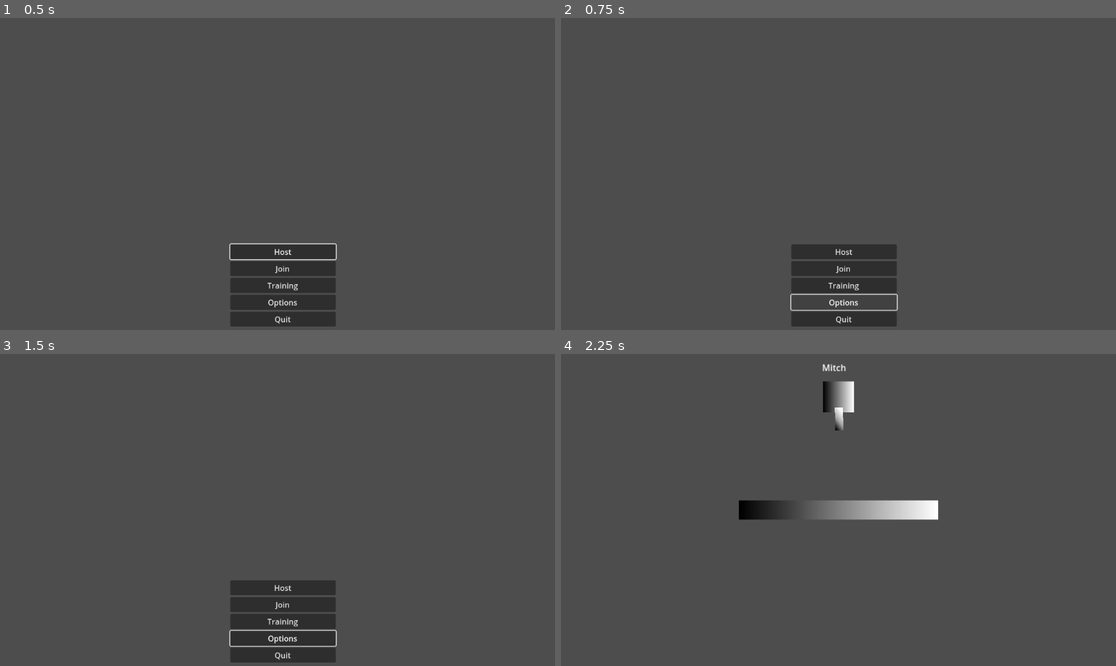
Above: before the commit, frames 1-4 (two rows, left to right).
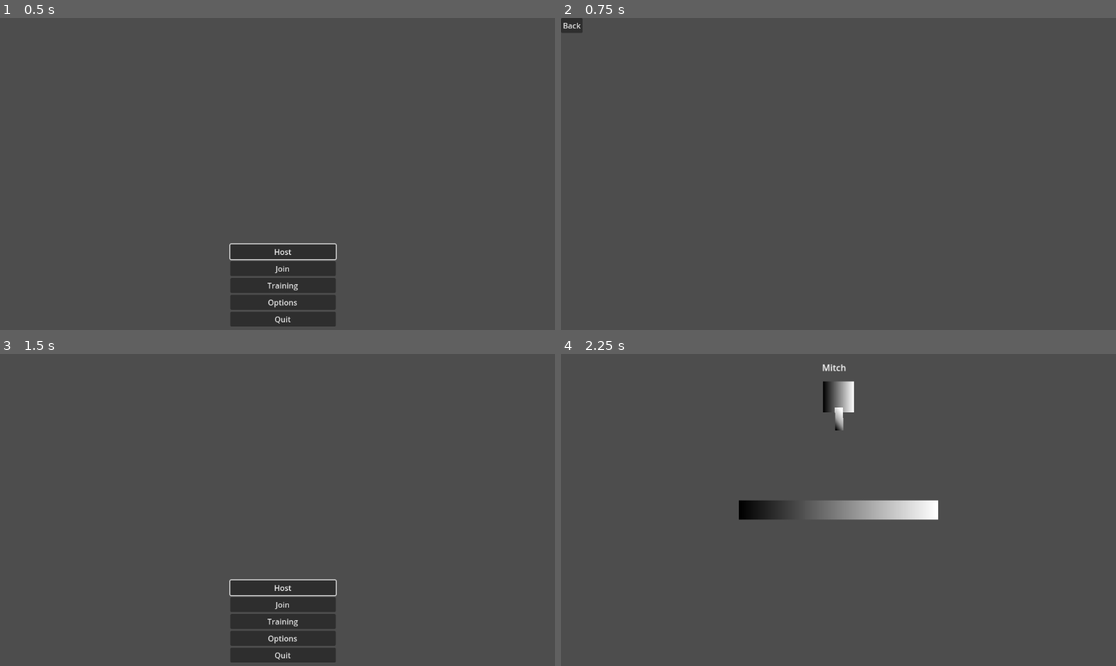
Above: after the commit, the same moments.

Repository: csolow/Mitchs-Missile
Game: Godot game, scene res://Scenes/menu.tscn
The game is run twice, just before and just after one commit, with the same random seed, the same clock (stepped at 60 frames per second) and the same inputs. This scene is started directly instead of the project's main scene.
Inputs (mouse positions are in pixels of both pictures, inside the frame that each line leads up to):
- Up to frame 1 (0.5 s): no input
- Up to frame 2 (0.75 s): click "Options" at 0.5 s
- Up to frame 3 (1.5 s): click (11, 360) at 1.25 s, where only the run after the commit has a clickable "Back"
- Up to frame 4 (2.25 s): click "Training" at 2 s

Frame 1 is identical in both runs. In frame 2, 3.8% of the frame differs, in the area x 0-61%, y 0-99%; in frame 3, 0.3%; in frame 4, nothing differs.

Commit message:
har lavede folders under prefabs og added en ikke færdig options page

Diff:
--- a/Scenes/menu.tscn
+++ b/Scenes/menu.tscn
@@ -47,4 +47,5 @@
 text = "Quit"
 
 [connection signal="pressed" from="VBoxContainer/TrainingButton" to="." method="_on_training_button_pressed"]
+[connection signal="pressed" from="VBoxContainer/OptionsButton" to="." method="_on_options_button_pressed"]
 [connection signal="pressed" from="VBoxContainer/QuitButton" to="." method="_on_quit_button_pressed"]
--- /dev/null
+++ b/Scenes/options_menu.tscn
@@ -0,0 +1,20 @@
+[gd_scene load_steps=2 format=3 uid="uid://b0y3wsv5ix7g7"]
+
+[ext_resource type="Script" path="res://Scripts/options_menu.gd" id="1_lfw32"]
+
+[node name="OptionsMenu" type="Control"]
+layout_mode = 3
+anchors_preset = 15
+anchor_right = 1.0
+anchor_bottom = 1.0
+grow_horizontal = 2
+grow_vertical = 2
+script = ExtResource("1_lfw32")
+
+[node name="BackButton" type="Button" parent="."]
+layout_mode = 0
+offset_right = 8.0
+offset_bottom = 8.0
+text = "Back"
+
+[connection signal="pressed" from="BackButton" to="." method="_on_back_button_pressed"]
--- a/Scripts/menu.gd
+++ b/Scripts/menu.gd
@@ -15,5 +15,9 @@
 	get_tree().change_scene_to_file("res://Scenes/main.tscn")
 
 
+func _on_options_button_pressed():
+	get_tree().change_scene_to_file("res://Scenes/options_menu.tscn")
+
+
 func _on_quit_button_pressed():
 	get_tree().quit()
--- /dev/null
+++ b/Scripts/options_menu.gd
@@ -0,0 +1,15 @@
+extends Control
+
+
+# Called when the node enters the scene tree for the first time.
+func _ready():
+	pass # Replace with function body.
+
+
+# Called every frame. 'delta' is the elapsed time since the previous frame.
+func _process(delta):
+	pass
+
+
+func _on_back_button_pressed():
+	get_tree().change_scene_to_file("res://Scenes/menu.tscn")
